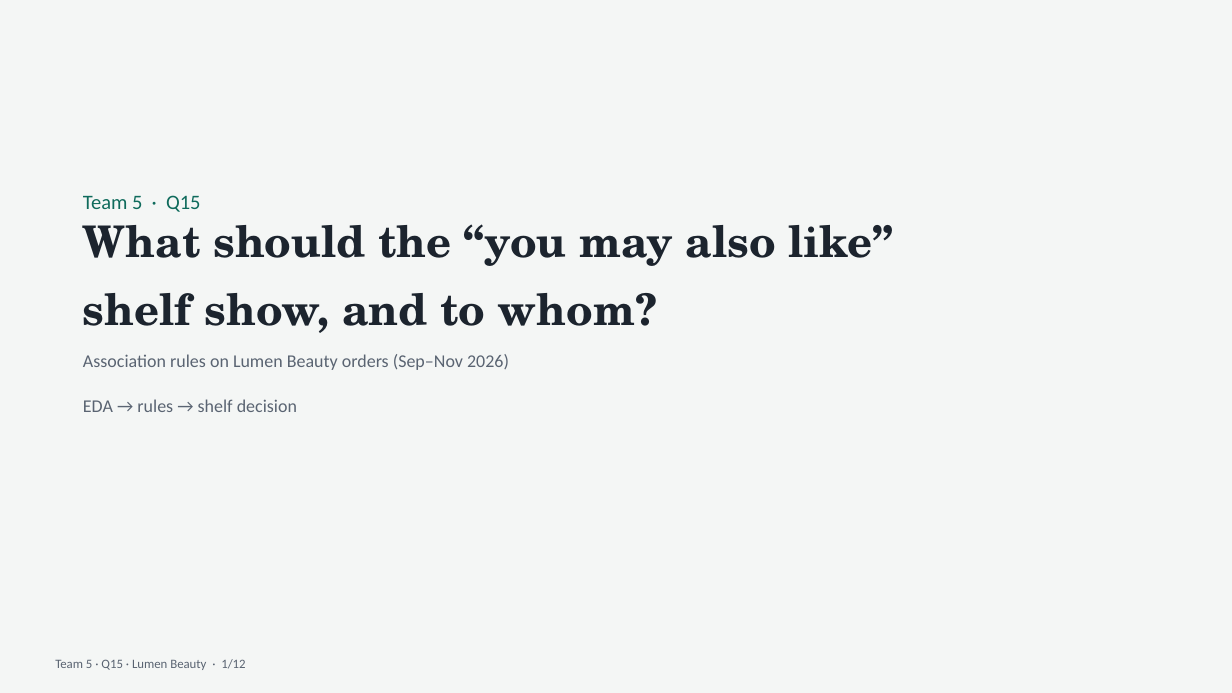
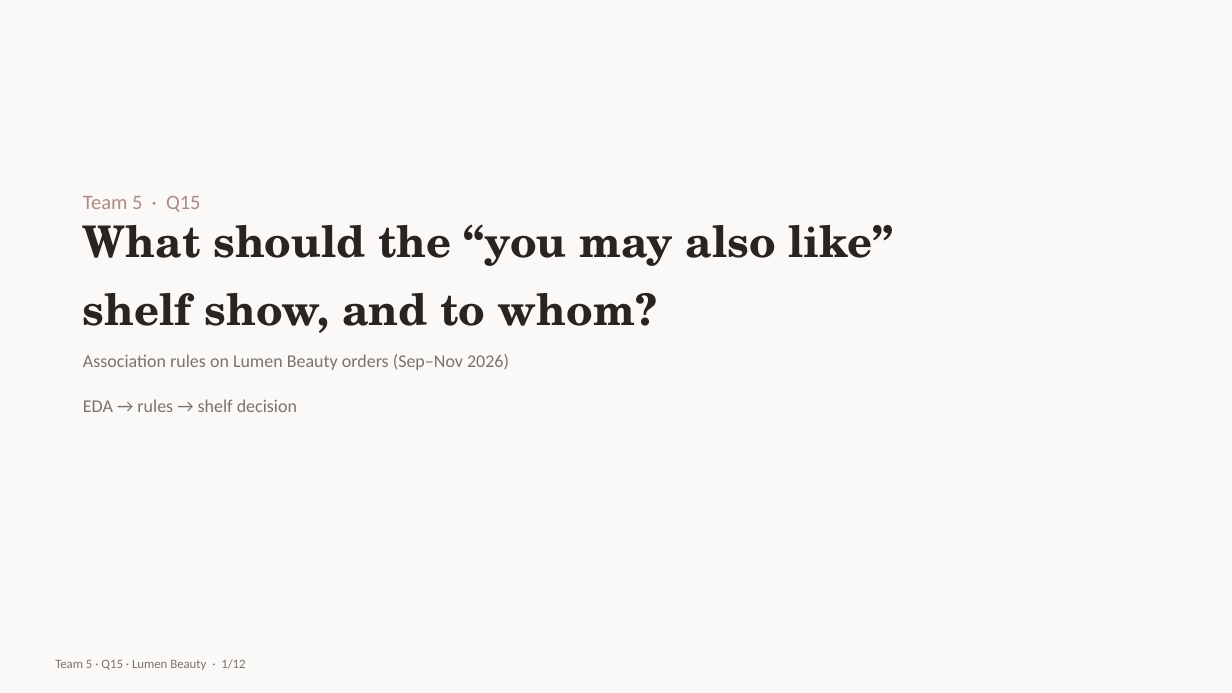
Before and after one commit to N1Rizhka/New-Media-Technology-and-Analytics---Final-Project, a slide deck: slide 1 of deliverables/Team5_Q15_pitch.pptx. Drawn at 1232x693 pixels with LibreOffice and Linux fonts; fonts in the diff are those of the drawing. Boxes give left, top, right and bottom in pixels: in the first picture for what was removed or moved away, otherwise in the second. Text is boxed around its words. In the diff, an @@ line names an element or a change of style, - is before the commit and + after.

```diff
--- a/deliverables/Team5_Q15_pitch.pptx
+++ b/deliverables/Team5_Q15_pitch.pptx
@@ rectangle at [0,0,1232,693]: fill #F4F6F5 to #FBF9F7 @@
@@ text "Team 5 · Q15" at [83,196,893,412]: text colour #0F6B5C to #B08984 in "Team 5 · Q15"; text colour #1C242E to #2A2421 in "What should the “you may also like” ..."; text colour #5A6472 to #7A736C in "Association rules on Lumen Beauty orders (Sep–Nov ..." @@
@@ text "Team 5 · Q15 · ..." at [55,659,245,670]: text colour #5A6472 to #7A736C @@
```
Also in this commit, not shown: 11 other slides changed, 16 other files.
